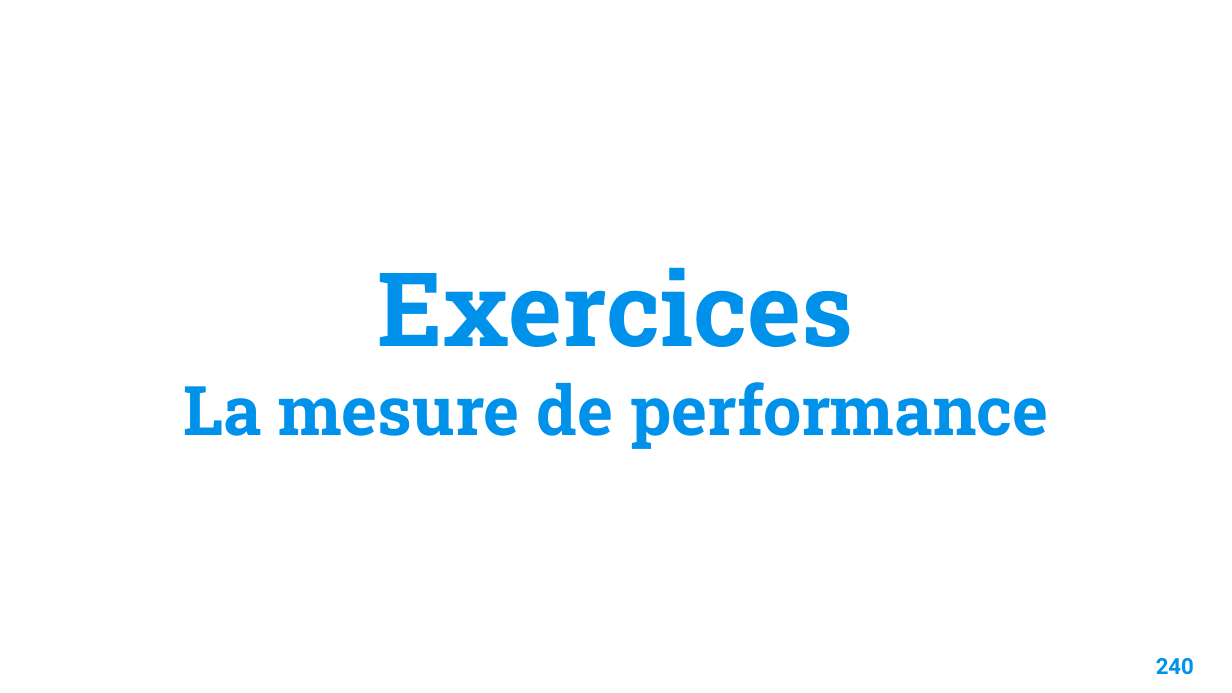
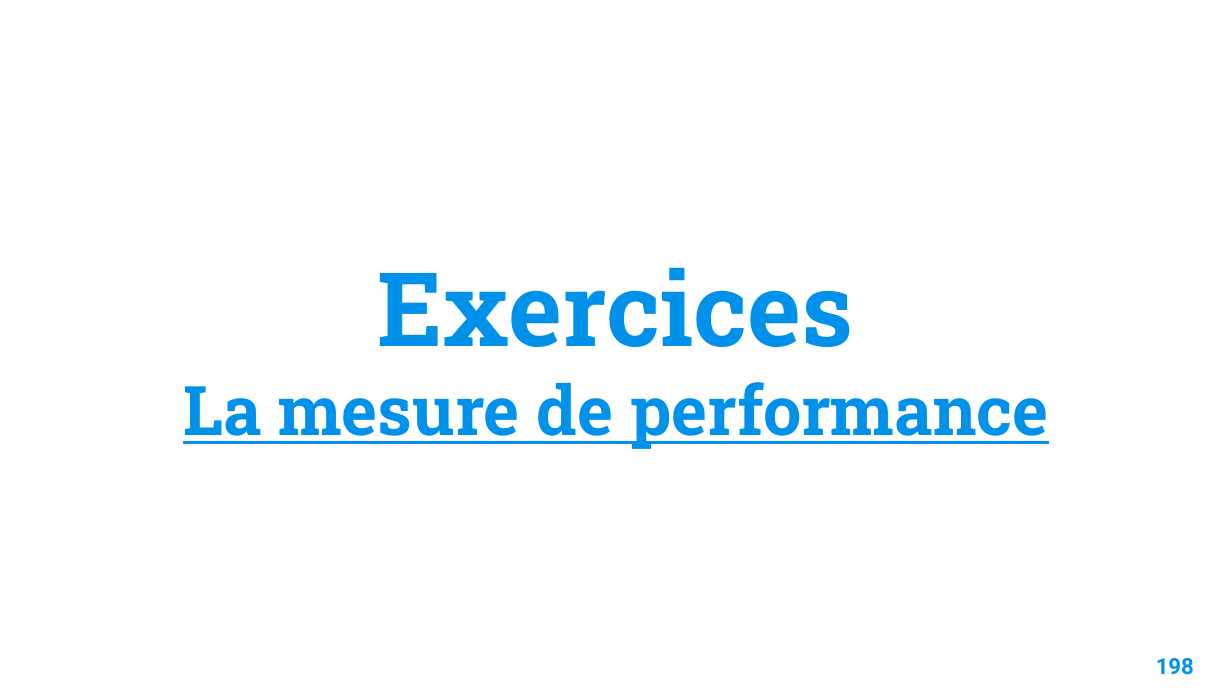
Before and after one commit to Fully-san/PythonSoftwareDevelopment, a slide deck: slide 199 of Supports/Python Software Development.pptx (slide 241 before the commit). Drawn at 1232x693 pixels with LibreOffice and Linux fonts; fonts in the diff are those of the drawing; background and template pictures are left out. Boxes give left, top, right and bottom in pixels: in the first picture for what was removed or moved away, otherwise in the second. Text is boxed around its words. In the diff, an @@ line names an element or a change of style, - is before the commit and + after.

```diff
--- a/Supports/Python Software Development.pptx
+++ b/Supports/Python Software Development.pptx
@@ title "Exercices La mesure de performance" at <box>183,267,1048,449</box>: underline on in "La mesure de performance" @@
@@ page number at <box>1156,658,1194,675</box>: text changed @@
-240
+198
```
Also in this commit, not shown: 11 other slides changed, 1 slide added, 5 other files.
